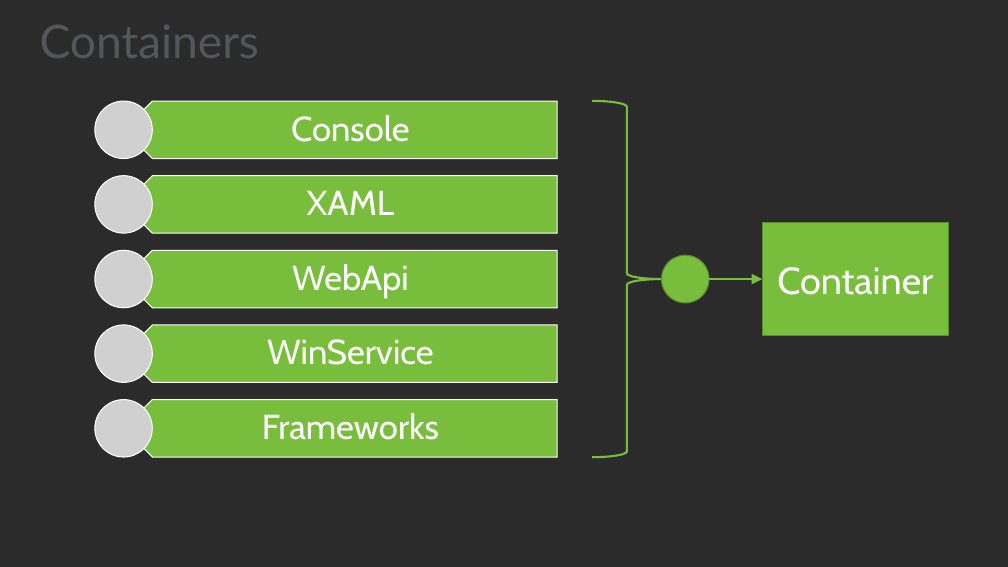
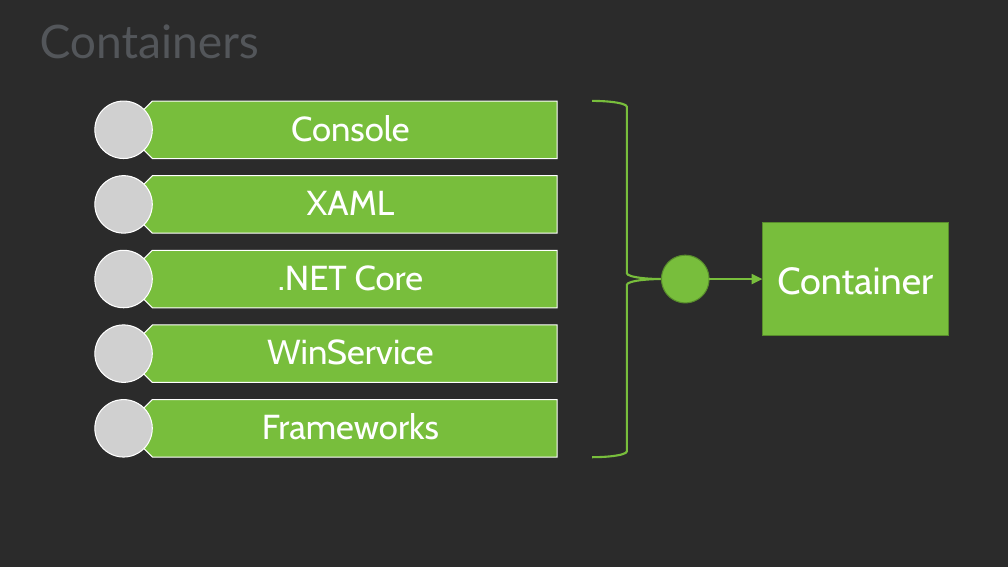
Before and after one commit to JasonBock/Presentations, a slide deck: slide 42 of Dependencies Demystified.pptx (slide 41 before the commit). Drawn at 1008x567 pixels with LibreOffice and Linux fonts; fonts in the diff are those of the drawing; grey boxes stand for pictures; background and template pictures are left out; a plain dark background stands for a picture behind light text. Boxes give left, top, right and bottom in pixels: in the first picture for what was removed or moved away, otherwise in the second. Text is boxed around its words. In the diff, an @@ line names an element or a change of style, - is before the commit and + after.

```diff
--- a/Dependencies Demystified.pptx
+++ b/Dependencies Demystified.pptx
@@ text at (278, 265, 423, 291): text changed @@
-WebApi
+.NET Core
```
Also in this commit, not shown: 5 other slides changed, 1 slide added, 2 slides removed.
